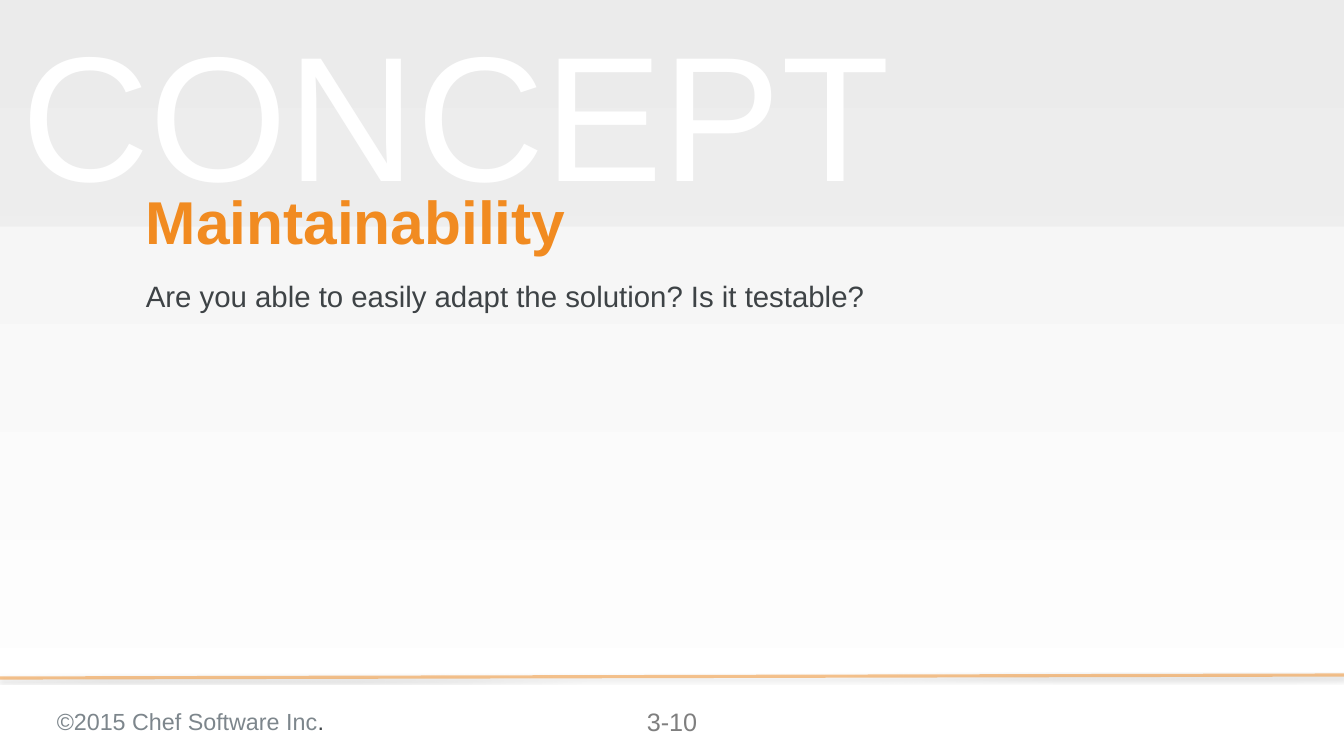
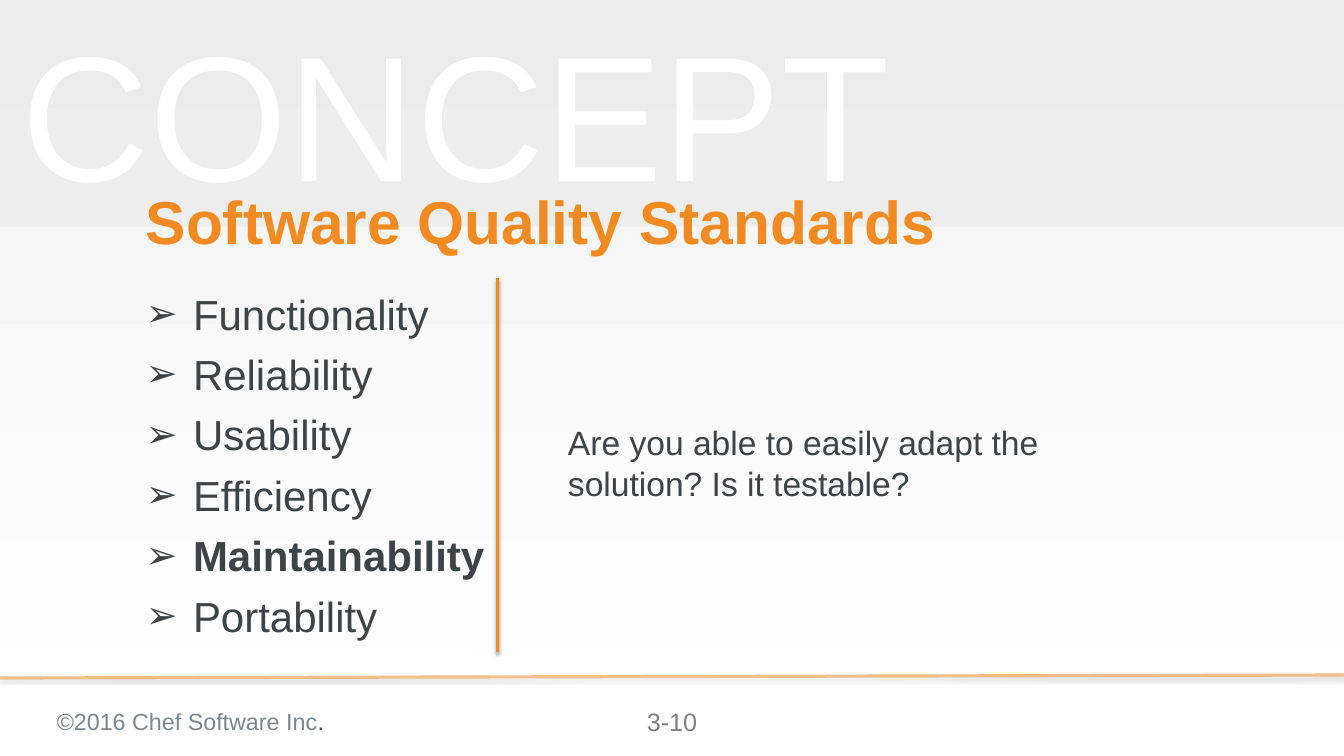
Before and after one commit to chef-training/extending_cookbooks, a slide deck: slide 10 of 03-why_use_custom_resources.pptx. Drawn at 1344x756 pixels with LibreOffice and Linux fonts; fonts in the diff are those of the drawing; background and template pictures are left out. Boxes give left, top, right and bottom in pixels: in the first picture for what was removed or moved away, otherwise in the second. Text is boxed around its words. In the diff, an @@ line names an element or a change of style, - is before the commit and + after.

```diff
--- a/03-why_use_custom_resources.pptx
+++ b/03-why_use_custom_resources.pptx
@@ title at (x1=146, y1=200, x2=935, y2=255): text changed @@
-Maintainability
+Software Quality Standards
@@ text added at (x1=193, y1=299, x2=484, y2=640), 40 pt, text #3E4346 @@
+➢ Functionality
+➢ Reliability
+➢ Usability
+➢ Efficiency
+➢ Maintainability
+➢ Portability
@@ line added from (497, 278) to (497, 652), #F18B21 3 pt @@
@@ text "Are you able to easily ..." moved from (x1=146, y1=285, x2=864, y2=313) to (x1=568, y1=430, x2=1039, y2=497) @@
@@ text "Are you able to easily ..." at (x1=568, y1=430, x2=1039, y2=497): size 28 to 32 pt; vertical alignment top to middle @@
@@ text at (x1=57, y1=713, x2=324, y2=730): text changed @@
-©2015 Chef Software Inc.
+©2016 Chef Software Inc.
```
Also in this commit, not shown: 10 other slides changed, 10 slides added, 7 slides removed.
